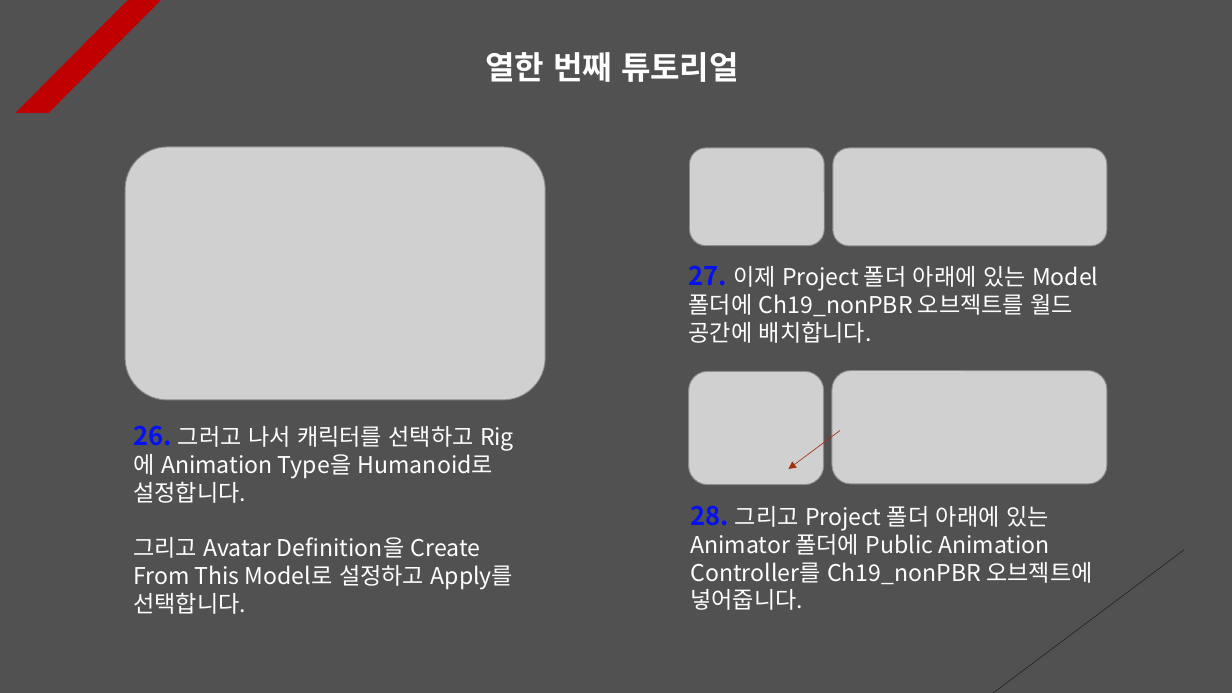
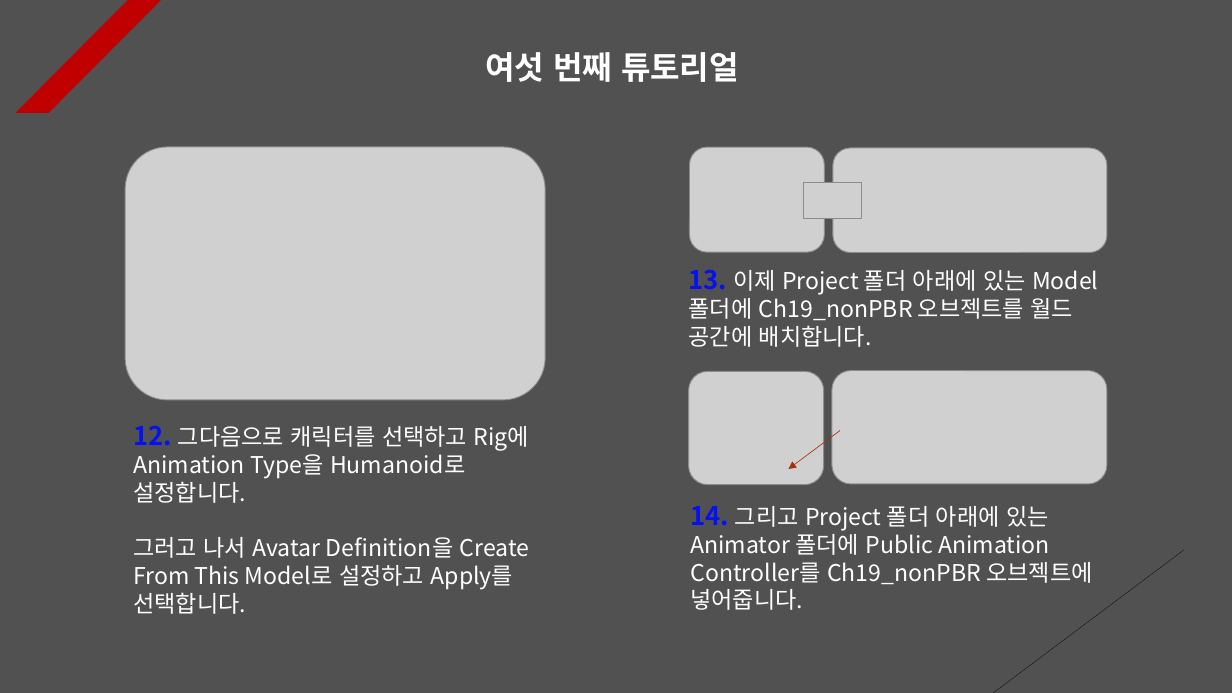
Before and after one commit to Unity2033/3D-UnityEngine, a slide deck: slide 6 of Assets/Animation Retargeting/PPT Data/Animation Retargeting Example.pptx (slide 11 before the commit). Drawn at 1232x693 pixels with LibreOffice and Linux fonts; fonts in the diff are those of the drawing; grey boxes stand for pictures. Boxes give left, top, right and bottom in pixels: in the first picture for what was removed or moved away, otherwise in the second. Text is boxed around its words. In the diff, an @@ line names an element or a change of style, - is before the commit and + after.

```diff
--- a/Assets/Animation Retargeting/PPT Data/Animation Retargeting Example.pptx
+++ b/Assets/Animation Retargeting/PPT Data/Animation Retargeting Example.pptx
@@ text at [485, 52, 739, 82]: text changed @@
-열한 번째 튜토리얼
+여섯 번째 튜토리얼
@@ picture: place and size @@
-picture at [689, 148, 824, 246]
+picture at [689, 147, 824, 252]
@@ picture: place and size @@
-picture at [833, 148, 1107, 246]
+picture at [833, 148, 1107, 252]
@@ picture added at [804, 183, 862, 219] @@
@@ text at [689, 269, 1098, 347]: text changed @@
-27. 이제 Project 폴더 아래에 있는 Model 폴더에 Ch19_nonPBR 오브젝트를 월드 공간에 배치합니다.
+13. 이제 Project 폴더 아래에 있는 Model 폴더에 Ch19_nonPBR 오브젝트를 월드 공간에 배치합니다.
@@ text at [133, 425, 530, 614]: text changed @@
-26. 그러고 나서 캐릭터를 선택하고 Rig에 Animation Type을 Humanoid로 설정합니다.
-그리고 Avatar Definition을 Create From This Model로 설정하고 Apply를 선택합니다.
+12. 그다음으로 캐릭터를 선택하고 Rig에 Animation Type을 Humanoid로 설정합니다.
+그러고 나서 Avatar Definition을 Create From This Model로 설정하고 Apply를 선택합니다.
@@ text at [690, 506, 1092, 610]: text changed @@
-28. 그리고 Project 폴더 아래에 있는 Animator 폴더에 Public Animation Controller를 Ch19_nonPBR 오브젝트에 넣어줍니다.
+14. 그리고 Project 폴더 아래에 있는 Animator 폴더에 Public Animation Controller를 Ch19_nonPBR 오브젝트에 넣어줍니다.
```
Also in this commit, not shown: 9 other slides changed, 1 slide added, 5 slides removed, 23 other files.
